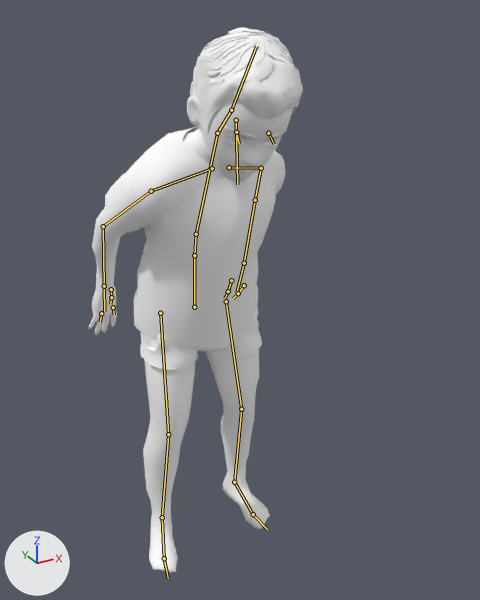
A saved change to the Blender file STBDGC/STBDGC/res_sources/boy.blend.
Rendered twice from a 50 mm camera at (-0.481, -1.059, 1.068) aimed at (0.023, -0.142, 0.609). The axes (+X, +Y, +Z) are drawn at lower left. The lights are the same throughout. Both versions are drawn at frame 47 of the action 'surprise_jump'; the numbers are the values there. The bones that bend it are drawn over the model as lines.

The first picture shows 'makehuman:Eyebrow001', 'makehuman:Eyelashes01', 'makehuman:male1591', 'makehuman:mhair02', 'makehuman:short01', 'makehuman:tshirt02'.
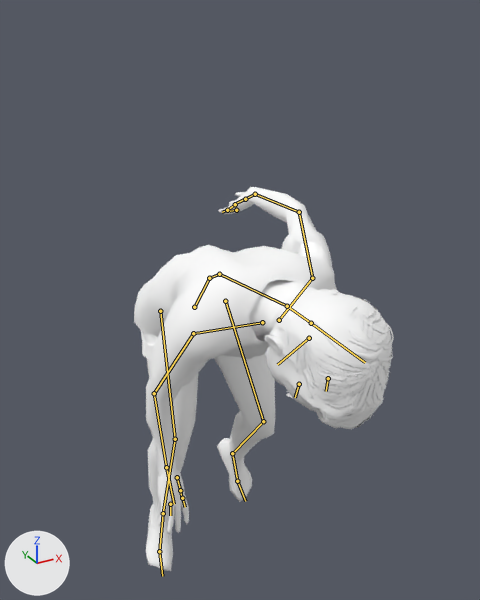
Changed parts and their boxes (x1, y1, x2, y2) in the pictures (480 x 600 px):
'makehuman:tshirt02', posed (13% wider, 27% shorter)
    before: (105, 127, 285, 349)
    after: (134, 226, 337, 388)
'makehuman:male1591', posed
    before: (88, 95, 293, 573)
    after: (146, 187, 317, 571)
'makehuman:mhair02', posed (10% wider, 34% taller)
    before: (190, 27, 303, 133)
    after: (270, 287, 394, 429)
'makehuman:short01', posed
    before: (140, 316, 262, 370)
    after: (140, 330, 158, 362)
'makehuman:Eyelashes01', posed
    before: (227, 137, 283, 146)
    after: (287, 391, 292, 398)
'makehuman:Eyebrow001', posed (not visible afterwards)
    before: (220, 125, 286, 139)
'makehuman:Low-Poly', posed (not visible afterwards)
    before: (231, 137, 276, 143)
bone 'hips', root to tip
    before: (194, 307) to (194, 255)
    after: (194, 307) to (209, 278)
bone 'thigh.L', root to tip
    before: (226, 301) to (241, 409)
    after: (225, 301) to (263, 421)
bone 'shin.L', root to tip
    before: (241, 409) to (234, 482)
    after: (263, 421) to (232, 453)
bone 'foot.L', root to tip
    before: (234, 482) to (253, 514)
    after: (232, 453) to (237, 481)
bone 'thigh.R', root to tip
    before: (160, 313) to (168, 434)
    after: (160, 311) to (175, 439)
bone 'shin.R', root to tip
    before: (168, 434) to (162, 517)
    after: (175, 439) to (163, 513)
bone 'foot.R', root to tip
    before: (162, 517) to (164, 558)
    after: (163, 513) to (159, 551)
bone 'spine', root to tip
    before: (194, 255) to (196, 234)
    after: (209, 278) to (219, 274)
bone 'chest', root to tip
    before: (196, 234) to (217, 133)
    after: (219, 274) to (287, 306)
bone 'clavicle.R', root to tip
    before: (212, 168) to (151, 191)
    after: (262, 322) to (193, 333)
bone 'upper_arm.R', root to tip
    before: (151, 191) to (103, 226)
    after: (193, 333) to (154, 393)
bone 'forearm.R', root to tip
    before: (103, 226) to (104, 286)
    after: (154, 393) to (166, 467)
bone 'hand.R', root to tip
    before: (104, 286) to (104, 311)
    after: (166, 467) to (174, 504)
bone 'thumb.02.R', root to tip
    before: (111, 289) to (111, 297)
    after: (177, 477) to (180, 490)
bone 'upper_arm.L', root to tip
    before: (261, 168) to (255, 200)
    after: (312, 278) to (299, 212)
bone 'forearm.L', root to tip
    before: (255, 200) to (244, 263)
    after: (299, 212) to (255, 194)
bone 'hand.L', root to tip
    before: (244, 263) to (237, 291)
    after: (255, 194) to (236, 203)
bone 'f_ring.01.L', root to tip
    before: (244, 285) to (240, 291)
    after: (245, 199) to (240, 201)
bone 'f_index.01.L', root to tip
    before: (238, 293) to (233, 298)
    after: (236, 210) to (230, 211)
bone 'neck', root to tip
    before: (217, 133) to (231, 110)
    after: (287, 306) to (311, 323)
bone 'head', root to tip
    before: (231, 110) to (256, 46)
    after: (311, 323) to (365, 362)

What the commit changed:
Bone 'hips' (bone_hips) turns from (11, -3, -1) to (47, -2, -3) degrees about its own x, y and z.
Bone 'thigh.L' (bone_thigh_l) turns from (-6, -13, -1) to (-64, -17, 4) degrees about its own x, y and z.
Bone 'shin.L' (bone_shin_l) turns from (5, 1, 1) to (52, 4, -3) degrees about its own x, y and z.
Bone 'foot.L' (bone_foot_l) turns from (0, 0, 0) to (25, 4, -2) degrees about its own x, y and z.
Bone 'thigh.R' (bone_thigh_r) turns from (-12, 0, -3) to (-55, 3, -2) degrees about its own x, y and z.
Bone 'shin.R' (bone_shin_r) turns from (7, 2, -3) to (20, 1, -3) degrees about its own x, y and z.
Bone 'foot.R' (bone_foot_r) turns from (9, -2, 13) to (31, -3, 14) degrees about its own x, y and z.
Bone 'spine' (bone_spine) turns from (1, -2, 0) to (17, -1, -2) degrees about its own x, y and z.
Bone 'chest' (bone_chest) turns from (6, 1, -2) to (16, 2, -2) degrees about its own x, y and z.
Bone 'clavicle.R' (bone_clavicle_r) turns from (-5, -5, 21) to (-5, -5, 20) degrees about its own x, y and z.
Bone 'upper_arm.R' (bone_upper_arm_r) turns from (-43, -18, 48) to (40, 5, 10) degrees about its own x, y and z.
Bone 'forearm.R' (bone_forearm_r) turns from (-11, -36, 4) to (-11, -36, 5) degrees about its own x, y and z.
Bone 'hand.R' (bone_hand_r) turns from (-19, -43, 4) to (-28, -45, 0) degrees about its own x, y and z.
Bone 'thumb.02.R' (bone_thumb_02_r) turns from (23, -26, 24) to (28, -25, 35) degrees about its own x, y and z.
Bone 'upper_arm.L' (bone_upper_arm_l) turns from (-19, 13, -12) to (-27, 16, -13) degrees about its own x, y and z.
Bone 'forearm.L' (bone_forearm_l) turns from (-11, 69, -17) to (-12, 69, -18) degrees about its own x, y and z.
Bone 'hand.L' (bone_hand_l) turns from (-18, -30, 4) to (-38, -29, 8) degrees about its own x, y and z.
Bone 'f_ring.01.L' (bone_f_ring_01_l) turns from (20, -10, 9) to (8, -8, 20) degrees about its own x, y and z.
Bone 'f_index.01.L' (bone_f_index_01_l) turns from (21, 6, 3) to (10, 11, 5) degrees about its own x, y and z.
Bone 'neck' (bone_neck) turns from (26, 41, 12) to (13, 42, 4) degrees about its own x, y and z.
Bone 'head' (bone_head) turns from (-4, -45, 0) to (3, -45, -1) degrees about its own x, y and z.
